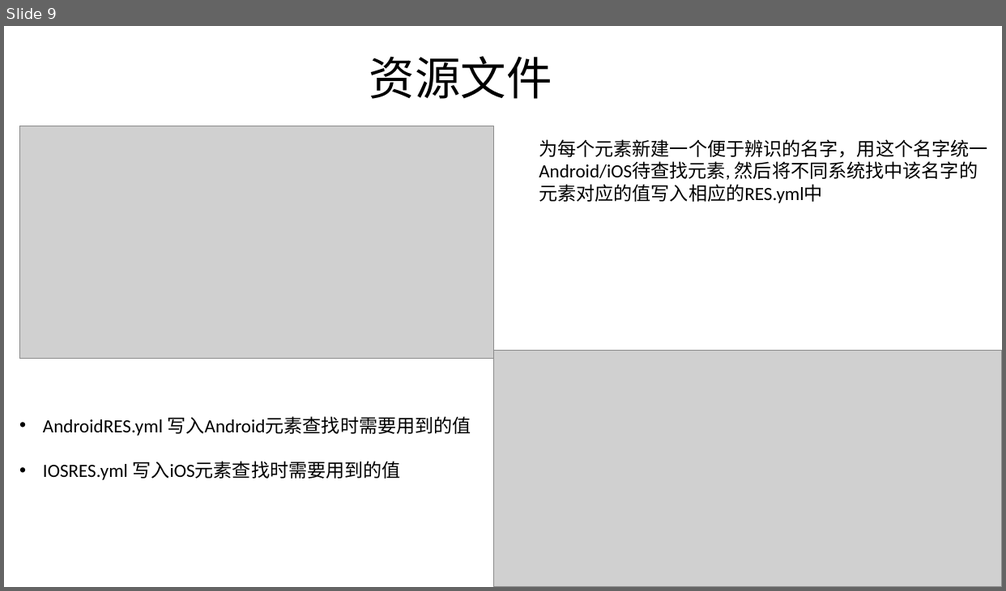
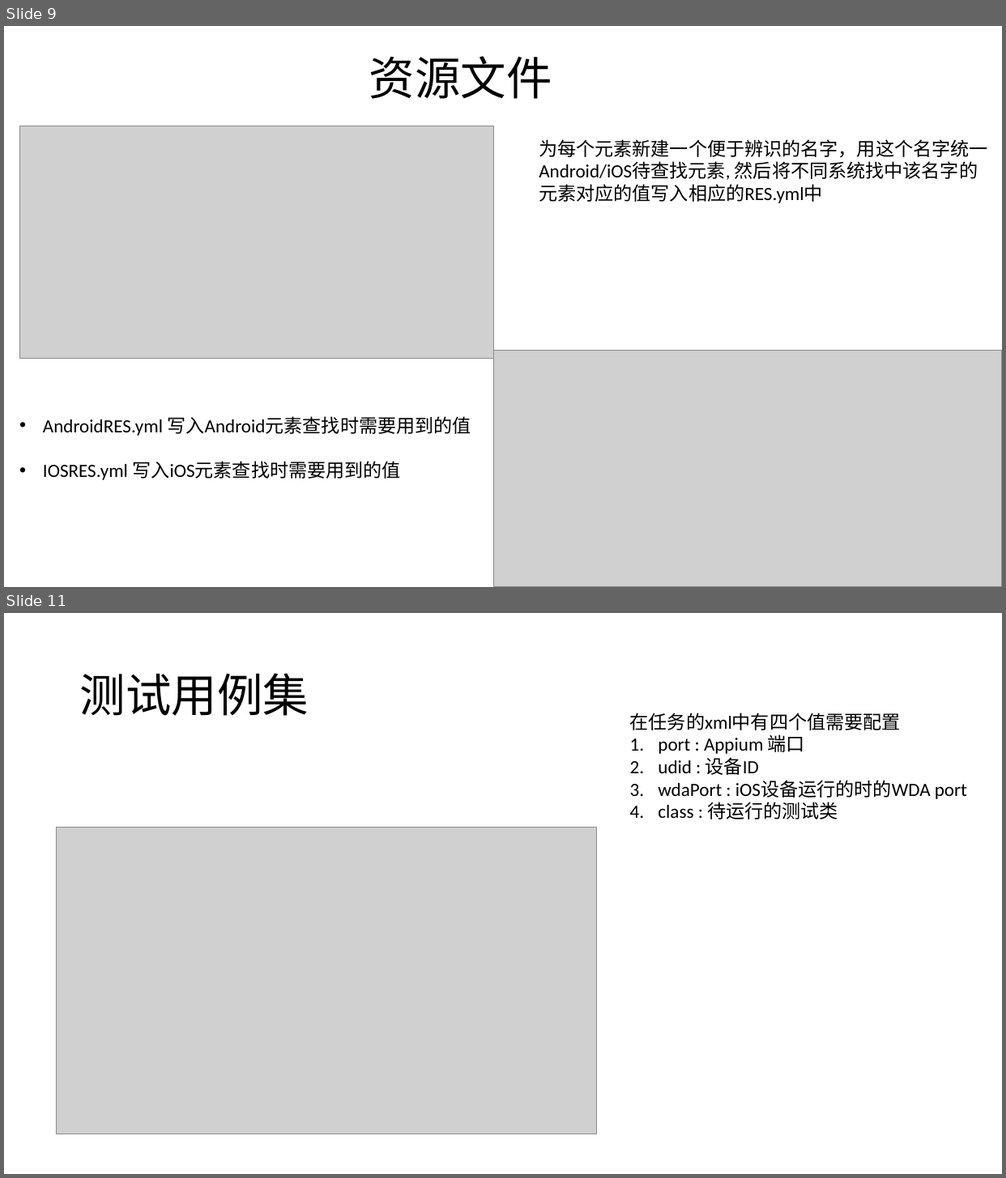
Before and after one commit to lgxqf/AppUIAutomation, a slide deck: doc/Framework-Introduction.pptx. Shown one above the other, each under a label of ours: slide 9 before the commit, slides 9 and 11 after it; the slides between them are not shown. The pictures are 1006x591 and 1006x1178 pixels, drawn with LibreOffice and Linux fonts; fonts in the diff are those of the drawing; grey boxes stand for pictures. Boxes give left, top, right and bottom in pixels: in the first picture for what was removed or moved away, otherwise in the second. Text is boxed around its words. In the diff, an @@ line names an element or a change of style, - is before the commit and + after.

```diff
--- a/doc/Framework-Introduction.pptx
+++ b/doc/Framework-Introduction.pptx
@@ slide 11 added at [4,613,1002,1174], background #FFFFFF @@
@@ title added at [80,673,309,716], 44 pt, text #000000 @@
+测试用例集
@@ text added at [630,713,967,820], 18 pt, text #000000 @@
+在任务的xml中有四个值需要配置
+1. port : Appium 端口
+2. udid : 设备ID
+3. wdaPort : iOS设备运行的时的WDA port
+4. class : 待运行的测试类
@@ picture added at [56,828,596,1135] @@
```
Also in this commit, not shown: 2 other slides added, 1 other file.
